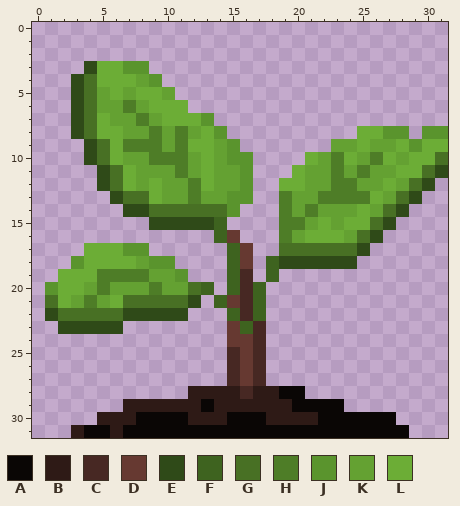
Edited in one commit: pixel-art sprite (Curse_of_Druid/Assets/Sprites/jokw_resource/TreePhase1.png). The picture above was drawn from the file before the commit.
The file is 32x32 pixels.
Palette (. is transparent): A #0a0605  B #2e1a16  C #472823  D #663931  E #2f4a18  F #3e631f  G #487024  H #4e7d27  J #5a942d  K #64a132  L #6cad36
After:
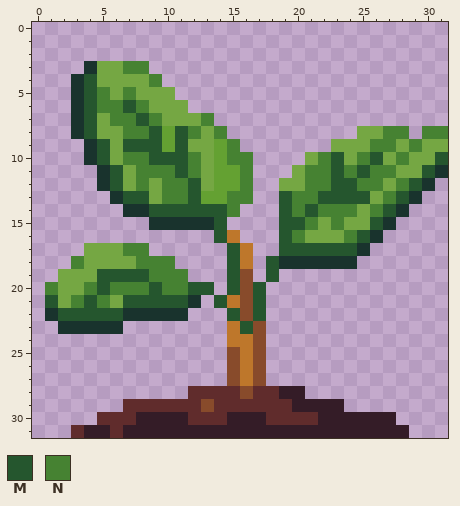
Colours new in this view: M #25562e  N #468232
The edit:
colour A: #0a0605 -> #341c27
colour B: #2e1a16 -> #602c2c
colour C: #472823 -> #884b2b
colour D: #663931 -> #be772b
colour E: #2f4a18 -> #19332d
colour L: #6cad36 -> #75a743
Changed rows in their new state; - is a pixel that keeps its letter.
first column x 1:
 3 ------NN-----------------------
 4 ---M---LN----------------------
 5 ---MN-N--L---------------------
 6 ---MNNMN-----------------------
 7 ---M-NNMN---N------------------
 8 ---M--NNM-MN-N------------NN-NN
 9 ----M-MMM-M---N-------LL-NN-N--
10 ----M-NNMMMN--NN-----NM-NM-N--M
11 -----M-NNNMN---N----NNMNMNN--M-
12 -----M-N-NNM---N----NNMMNN-NM--
13 ------MM-NNM--NN--MNNMMMM-NM---
14 --------MMMMMMN---MNMNNN-NM----
15 -------------M----MMN-N--M-----
16 -------------M----MN---NM------
17 ------NN------M---MMMMMM-------
18 --N----NNN----M--M-------------
19 ----MMMMNNN---M--M-------------
20 N--NMNNNMNNMM-M-M--------------
21 M-NMN-MMMMM--M--M--------------
22 -MMMMM--------M-M--------------
23 ---------------M---------------
first column x 13:
29 C
Where, in picture pixels (left, top, right, bottom), the same in both pictures:
changed: (45, 61, 448, 438)
